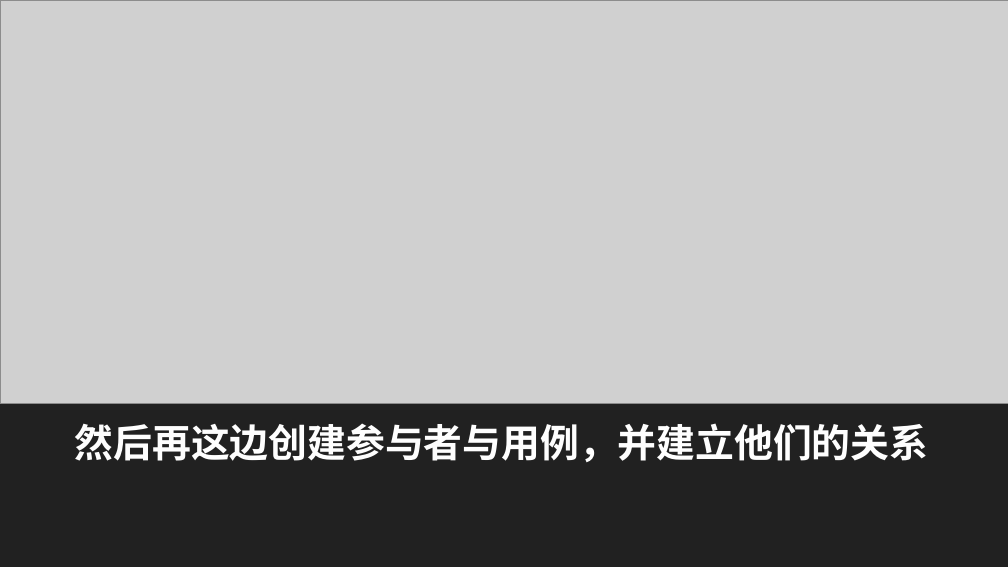
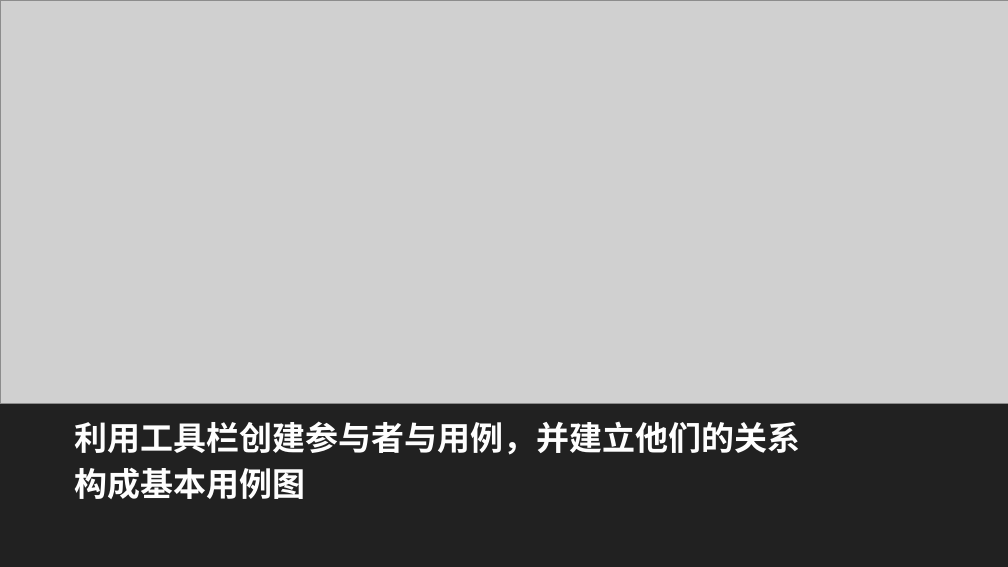
Before and after one commit to twn422/PRD2017, a slide deck: slide 10 of PRD-2017-G24/STW/非受控文件/翻转课堂作业/UML工具：Rational Rose/UML工具：Rational Rose.pptx. Drawn at 1008x567 pixels with LibreOffice and Linux fonts; fonts in the diff are those of the drawing; grey boxes stand for pictures. Boxes give left, top, right and bottom in pixels: in the first picture for what was removed or moved away, otherwise in the second. Text is boxed around its words. In the diff, an @@ line names an element or a change of style, - is before the commit and + after.

```diff
--- a/PRD-2017-G24/STW/非受控文件/翻转课堂作业/UML工具：Rational Rose/UML工具：Rational Rose.pptx
+++ b/PRD-2017-G24/STW/非受控文件/翻转课堂作业/UML工具：Rational Rose/UML工具：Rational Rose.pptx
@@ text at [74, 421, 800, 499]: text changed; size 37 to 31.4 pt @@
-然后再这边创建参与者与用例，并建立他们的关系
+利用工具栏创建参与者与用例，并建立他们的关系
+构成基本用例图
```
Also in this commit, not shown: 9 other slides changed, 4 slides added, 1 other file.
